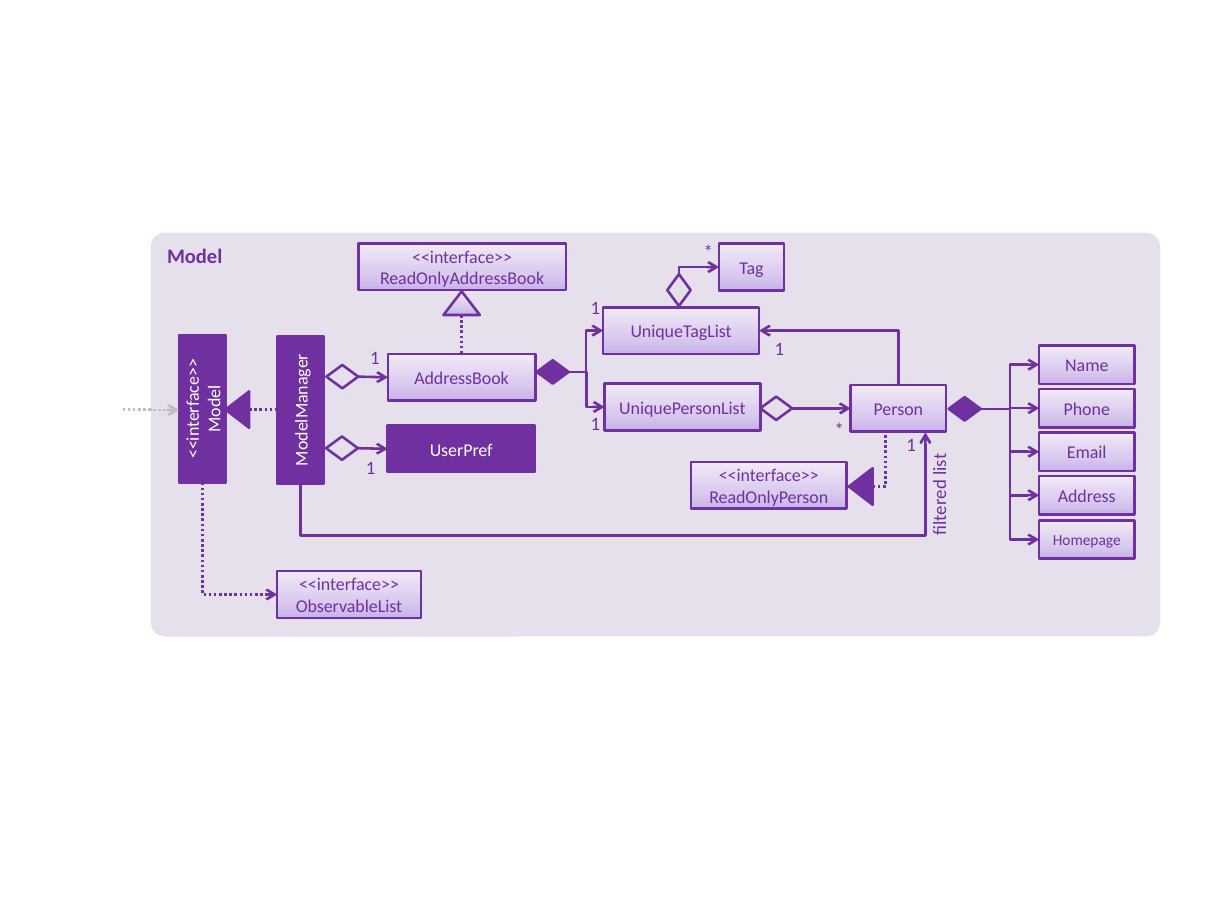
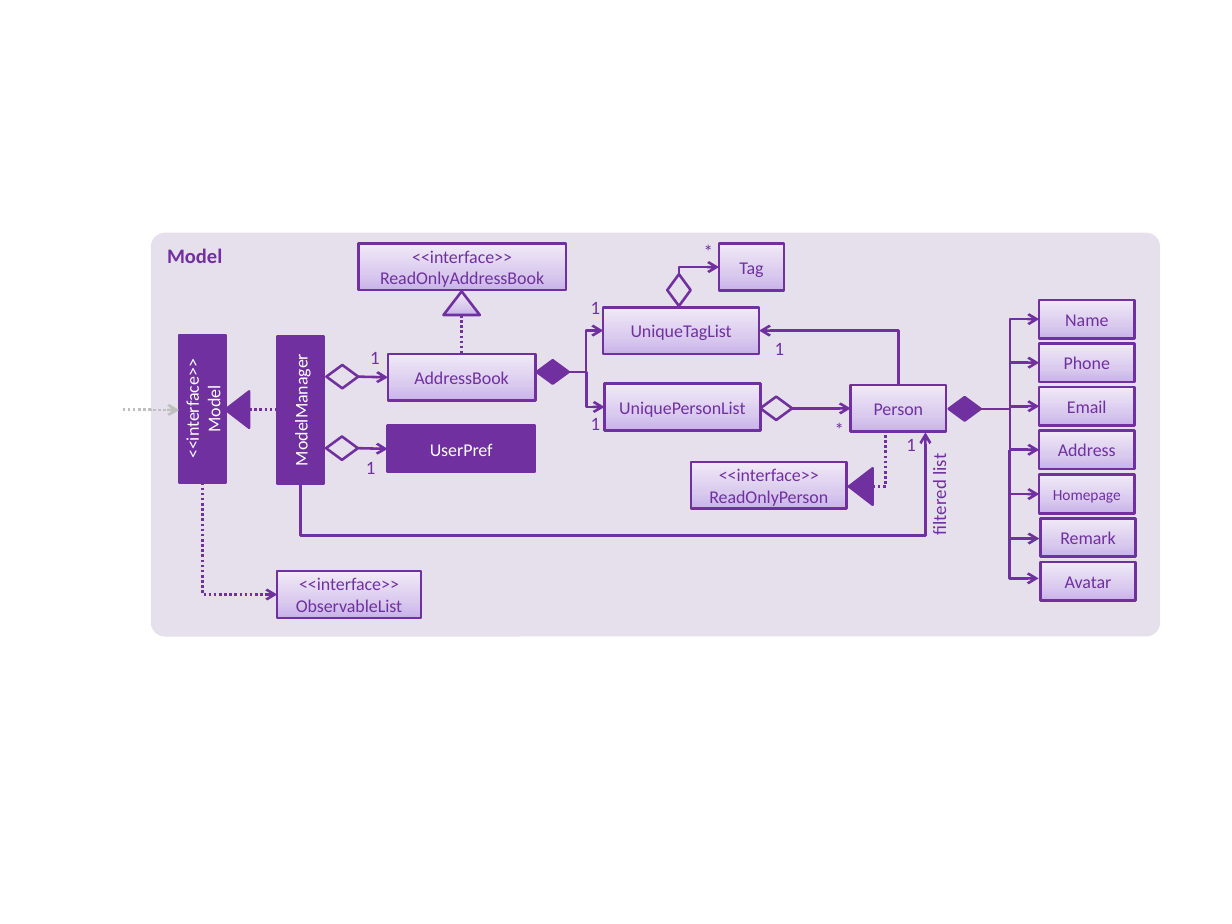
Before and after one commit to yewshengkai/main, a slide deck: slide 1 of docs/diagrams/ModelComponentClassDiagram.pptx. Drawn at 1232x924 pixels with LibreOffice and Linux fonts; fonts in the diff are those of the drawing. Boxes give left, top, right and bottom in pixels: in the first picture for what was removed or moved away, otherwise in the second. Text is boxed around its words. In the diff, an @@ line names an element or a change of style, - is before the commit and + after.

```diff
--- a/docs/diagrams/ModelComponentClassDiagram.pptx
+++ b/docs/diagrams/ModelComponentClassDiagram.pptx
@@ elbow arrow moved from (981, 409) - (1039, 365) to (981, 409) - (1039, 319) @@
@@ elbow arrow moved from (981, 409) - (1039, 408) to (981, 409) - (1039, 362) @@
@@ 5 rectangles, 1 elbow arrow moved together from (x1=1010, y1=345, x2=1133, y2=558) to (x1=1010, y1=301, x2=1133, y2=513) @@
@@ elbow arrow moved from (981, 409) - (1039, 495) to (981, 409) - (1039, 450) @@
@@ elbow arrow moved from (981, 409) - (1039, 452) to (981, 409) - (1039, 407) @@
@@ elbow arrow added from (1010, 410) to (1040, 538), #7030A0 1.5 pt @@
@@ elbow arrow added from (1009, 450) to (1039, 578), #7030A0 1.5 pt @@
@@ rectangle added at (x1=1040, y1=519, x2=1135, y2=557), fill gradient #C9B5E8 to #D8CBEE to #F0EAF9, outline #7030A0 1.5 pt, 10.5 pt, text #7030A0 @@
+Remark
@@ rectangle added at (x1=1040, y1=562, x2=1135, y2=600), fill gradient #C9B5E8 to #D8CBEE to #F0EAF9, outline #7030A0 1.5 pt, 10.5 pt, text #7030A0 @@
+Avatar
```
Also in this commit, not shown: 2 other files.
